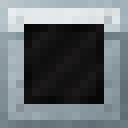
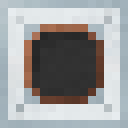
Revision of a layered 128×128 image; what changed, layer by layer:
added layer "Copper Ring Big" in group "Details" over box(24, 24, 104, 104)
added layer "Generator" in group "Details" over box(24, 24, 104, 104)
hid "Rivets - Extra" over box(16, 80, 112, 88)
hid "Screen" over box(24, 24, 104, 104)
showed "Top" over box(0, 16, 128, 128)
hid "Generator Side" over box(0, 16, 128, 128)
